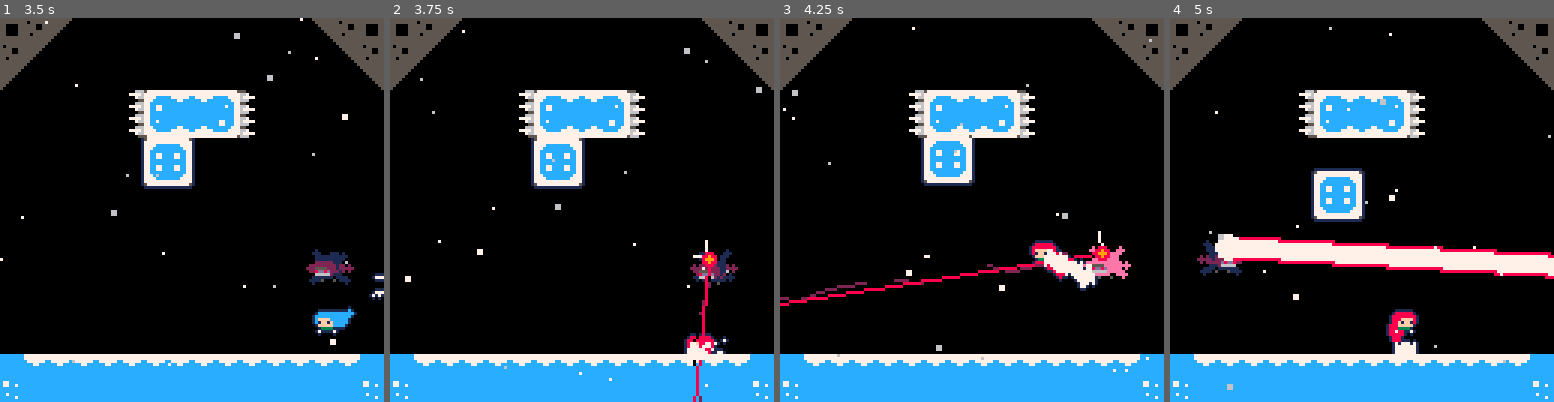
Above: before the commit, frames 1-4 (left to right).
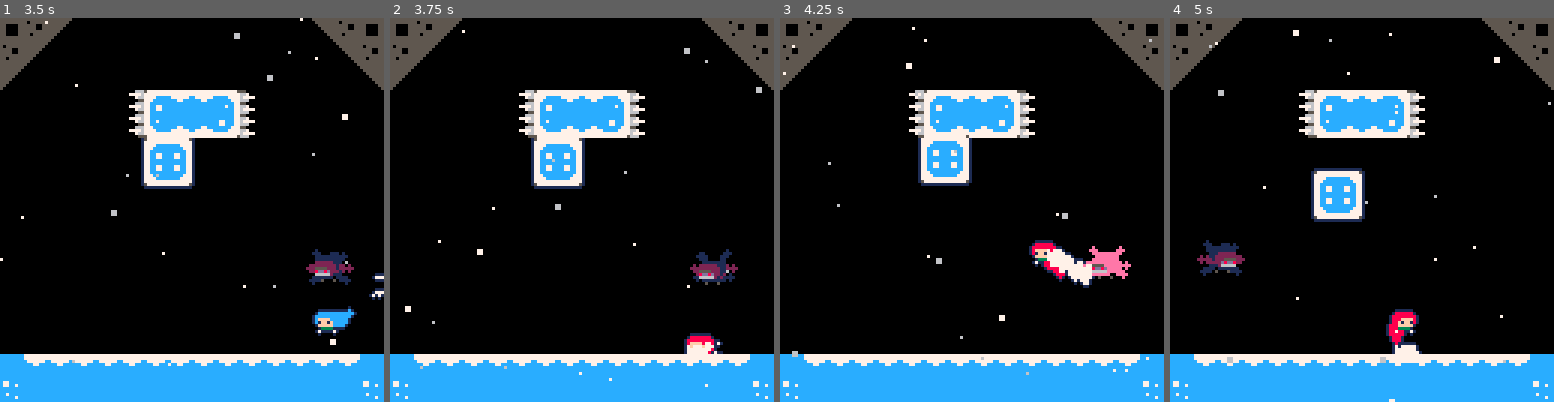
Above: after the commit, the same moments.

Repository: CelesteClassic/newleste.p8
Game: PICO-8 cartridge reflection.p8
The game is run twice, just before and just after one commit, with the same random seed, the same clock (stepped at 60 frames per second) and the same inputs.
Inputs:
- Up to frame 1 (3.5 s): tap X (X key) at 0.33, 1.07, 1.85, 2.97 s; tap O (Z key) at 0.7, 1.7, 2.1, 2.5, 2.9, 3.3 s; hold Right 1.6-2.1 s; hold Up 2.15-2.42 s; hold Right 2.47-3.03 s; hold Left from 3.08 s (still down)
- Up to frame 2 (3.75 s): release Left at 3.58 s; hold Down from 3.63 s (still down); tap O (Z key) at 3.7 s
- Up to frame 3 (4.25 s): release Down at 3.97 s; hold Right from 4.02 s (still down); tap X (X key) at 4.08 s; tap O (Z key) at 4.1 s
- Up to frame 4 (5 s): tap O (Z key) at 4.5, 4.9 s; release Right at 4.68 s; hold Up from 4.73 s (still down)

Frame 1 is identical in both runs. In frame 2, 0.7% of the frame differs, in the area x 3-89%, y 15-100%; in frame 3, 2.3%; in frame 4, 6.0%, in the area x 10-100%, y 2-100%.

Commit message:
seperated badeline attack timer from offset

Diff:
--- a/reflection.p8
+++ b/reflection.p8
@@ -1016,9 +1016,11 @@
     --this.hitbox=rectangle(-4,-2,16,12)
     this.attack=2 --hardcoded for now, will eventually be loaded from level table
     --b=this
+    this.attack_timer=0
   end,
   update=function(this)
     this.off+=0.005
+    this.attack_timer+=1
     this.x,this.y=round(this.rx+4*sin(2*this.off)),round(this.ry+4*sin(this.off))
     if this.freeze>0 then
       this.freeze-=1
@@ -1029,6 +1031,8 @@
       else
         local hit=this.player_here()
         if hit then
+          this.attack_timer=1
+          destroy_object(this.laser or {})
           if this.next_node>#this.nodes then
             this.target_x=lvl_pw+50
             this.node=-1
@@ -1076,12 +1080,13 @@
 
         --attacks
         elseif this.node!=-1 then
-          if this.attack==1 and this.off%0.333<0.005 then --single orb
+          if this.attack==1 and this.attack_timer%120==0 then --single orb
             --assert(false)
             this.init_smoke()
             init_object(orb,this.x,this.y)
-          elseif this.attack==2 and this.off%0.5<0.005 then --laser
-            init_object(laser,this.x,this.y).badeline=this
+          elseif this.attack==2 and this.attack_timer%200==0 then --laser
+            this.laser=init_object(laser,this.x,this.y)
+            this.laser.badeline=this
           end
         end
       end
